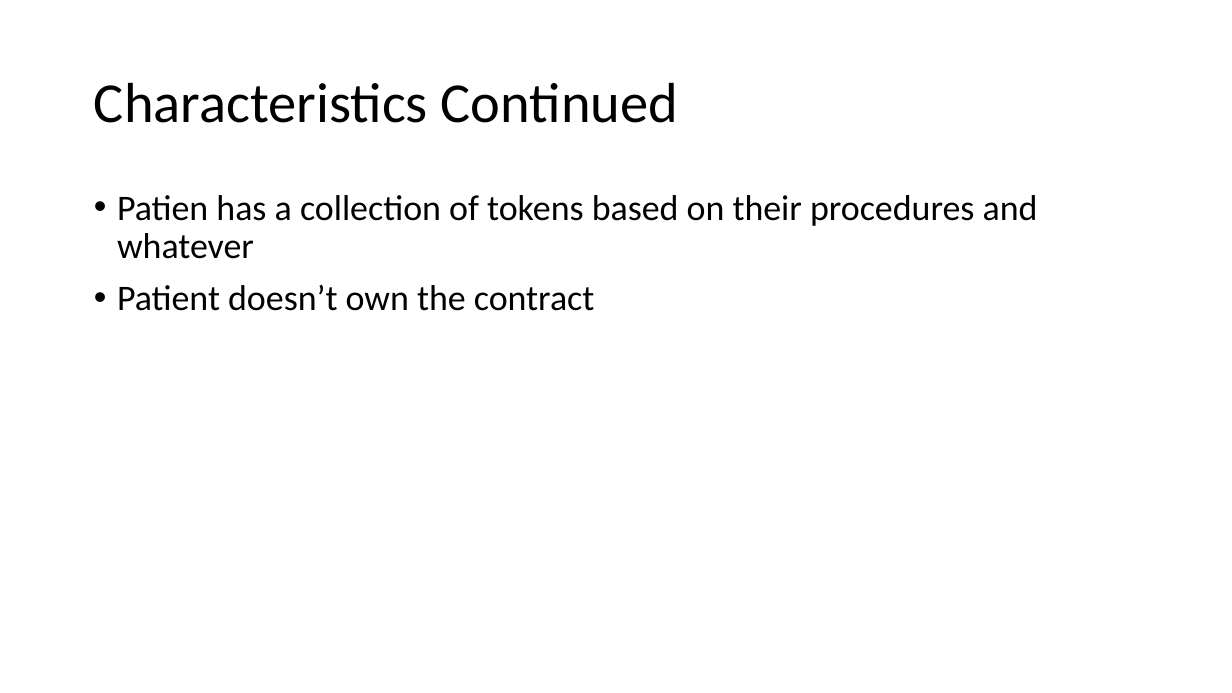
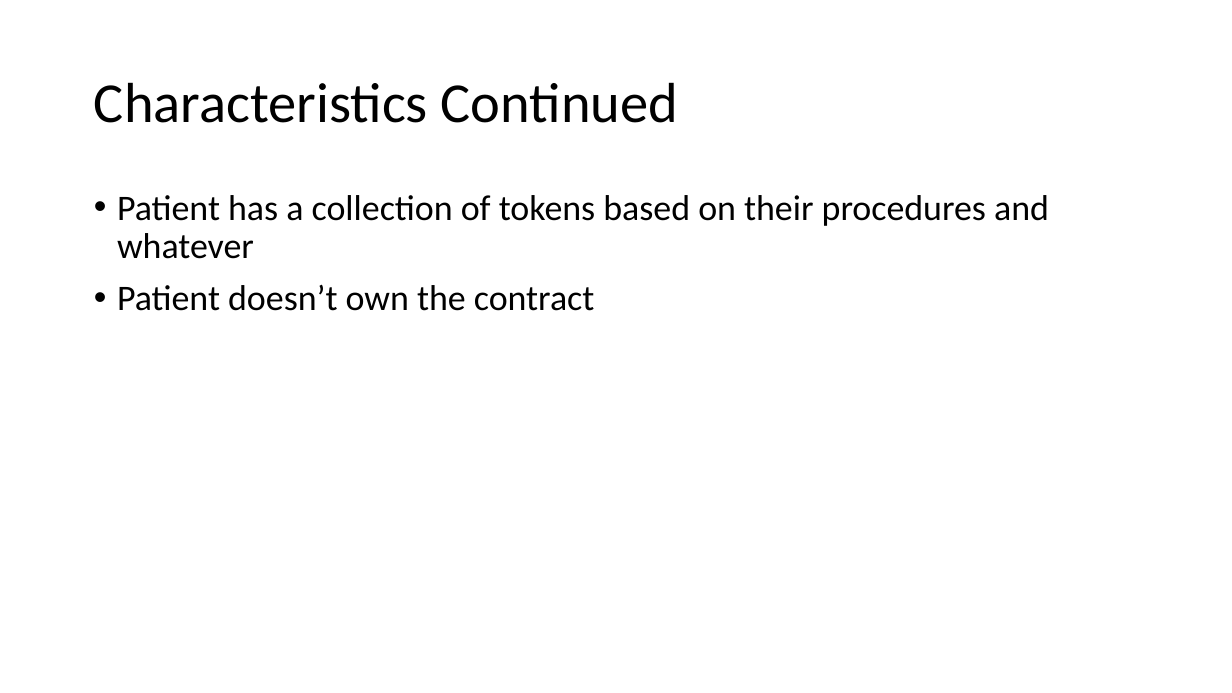
Before and after one commit to exposuretherapy/FINTECH_PROJECT3-blockchain-app, a slide deck: slide 4 of SickCoin.pptx. Drawn at 1232x693 pixels with LibreOffice and Linux fonts; fonts in the diff are those of the drawing. Boxes give left, top, right and bottom in pixels: in the first picture for what was removed or moved away, otherwise in the second. Text is boxed around its words. In the diff, an @@ line names an element or a change of style, - is before the commit and + after.

```diff
--- a/SickCoin.pptx
+++ b/SickCoin.pptx
@@ text at (117,195,1049,259): text changed @@
-• Patien has a collection of tokens based on their procedures and whatever
+• Patient has a collection of tokens based on their procedures and whatever
```
Also in this commit, not shown: 5 slides added.
